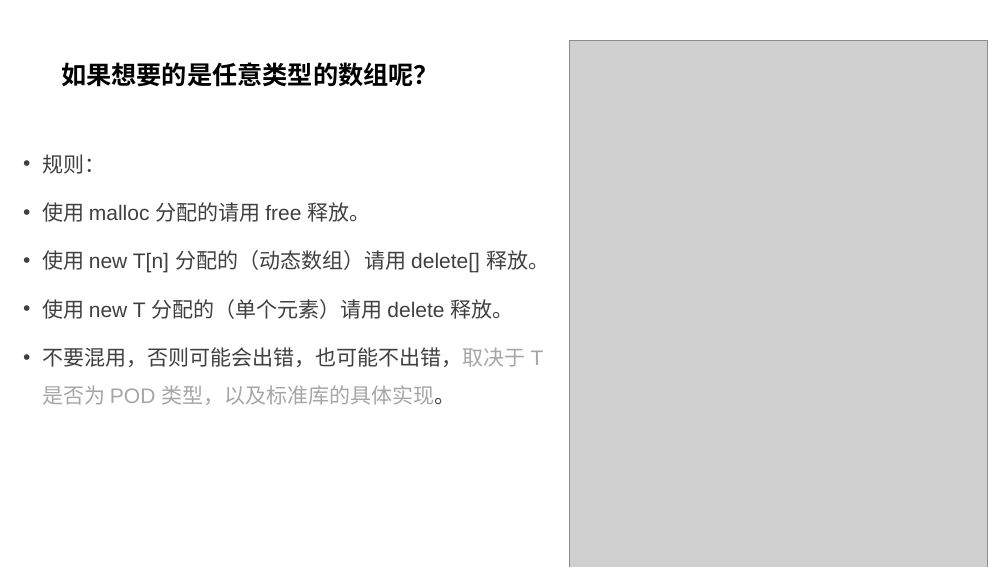
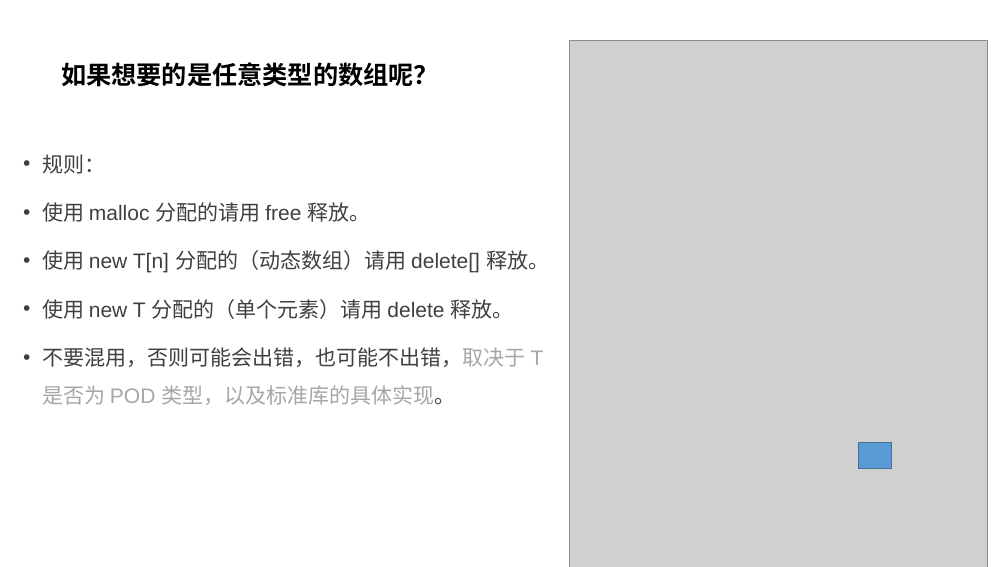
Before and after one commit to parallel101/course, a slide deck: slide 98 of 12/slides.pptx. Drawn at 1008x567 pixels with LibreOffice and Linux fonts; fonts in the diff are those of the drawing; grey boxes stand for pictures. Boxes give left, top, right and bottom in pixels: in the first picture for what was removed or moved away, otherwise in the second. Text is boxed around its words. In the diff, an @@ line names an element or a change of style, - is before the commit and + after.

```diff
--- a/12/slides.pptx
+++ b/12/slides.pptx
@@ rectangle added at box(858, 443, 892, 469), fill #5B9BD5, outline #43739E 1 pt @@
```
Also in this commit, not shown: 7 other slides changed, 23 other files.
